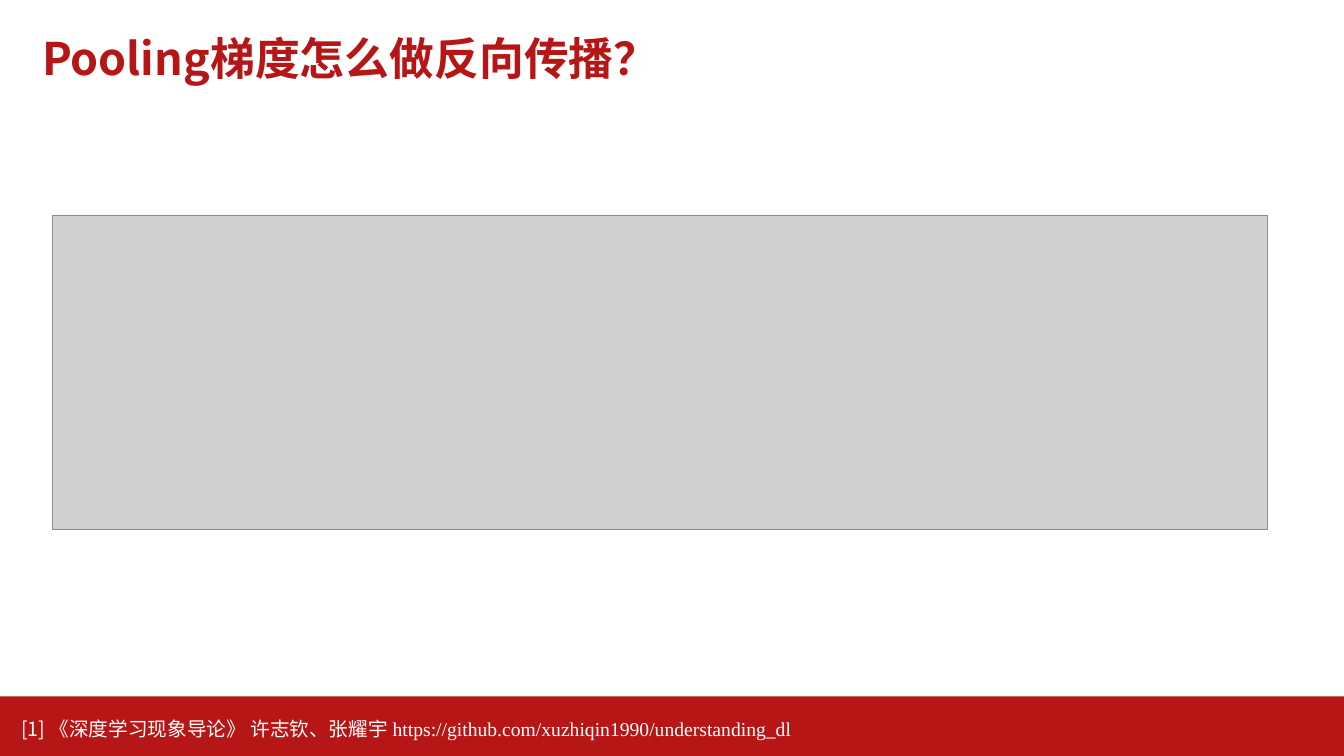
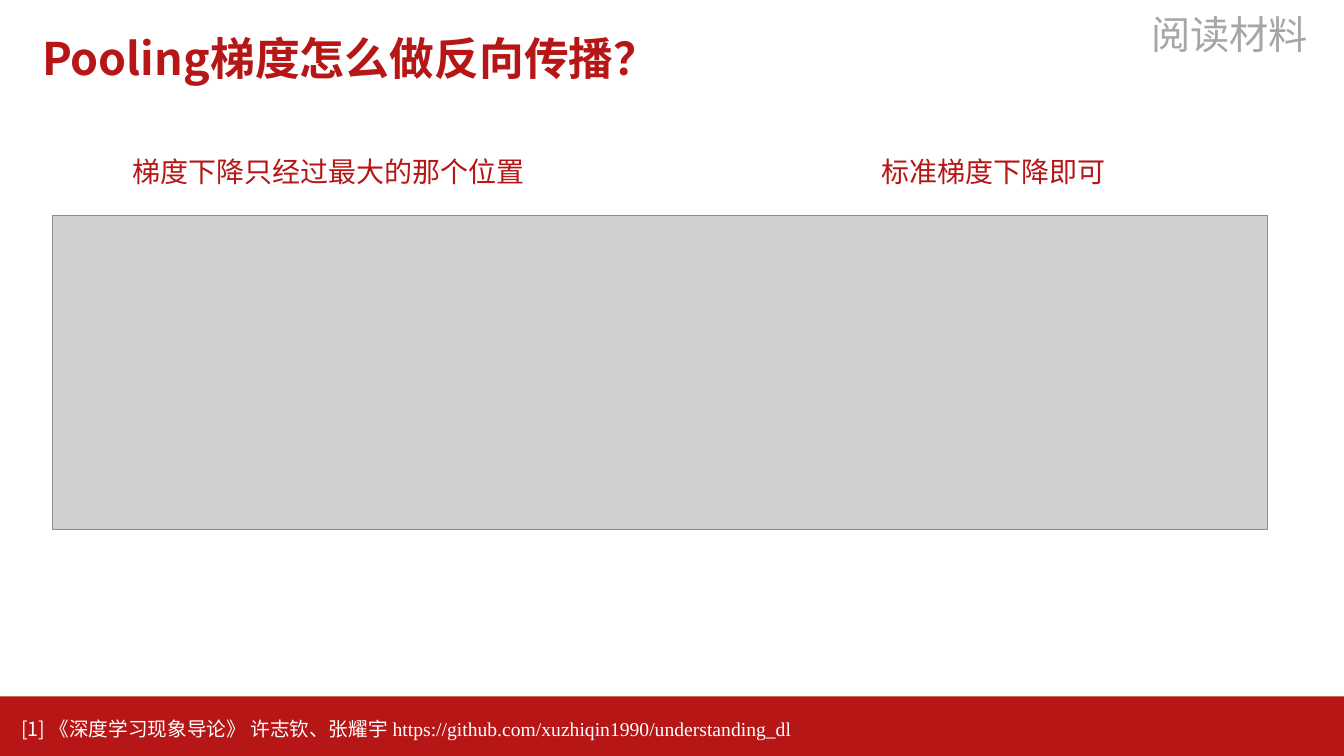
Before and after one commit to AI-Basic-Education/SJTU-Undergraduate-AI-basis, a slide deck: slide 19 of PPT/第13-14节-卷积网络.pptx. Drawn at 1344x756 pixels with LibreOffice and Linux fonts; fonts in the diff are those of the drawing; grey boxes stand for pictures; background and template pictures are left out. Boxes give left, top, right and bottom in pixels: in the first picture for what was removed or moved away, otherwise in the second. Text is boxed around its words. In the diff, an @@ line names an element or a change of style, - is before the commit and + after.

```diff
--- a/PPT/第13-14节-卷积网络.pptx
+++ b/PPT/第13-14节-卷积网络.pptx
@@ text added at (1151,16,1308,52), 28 pt, text #A6A6A6 @@
+阅读材料
@@ text added at (132,158,525,185), 20 pt, text #B61616 @@
+梯度下降只经过最大的那个位置
@@ text added at (881,158,1105,185), 20 pt, text #B61616 @@
+标准梯度下降即可
```
Also in this commit, not shown: 10 other slides changed, 2 slides added, 8 other files.
